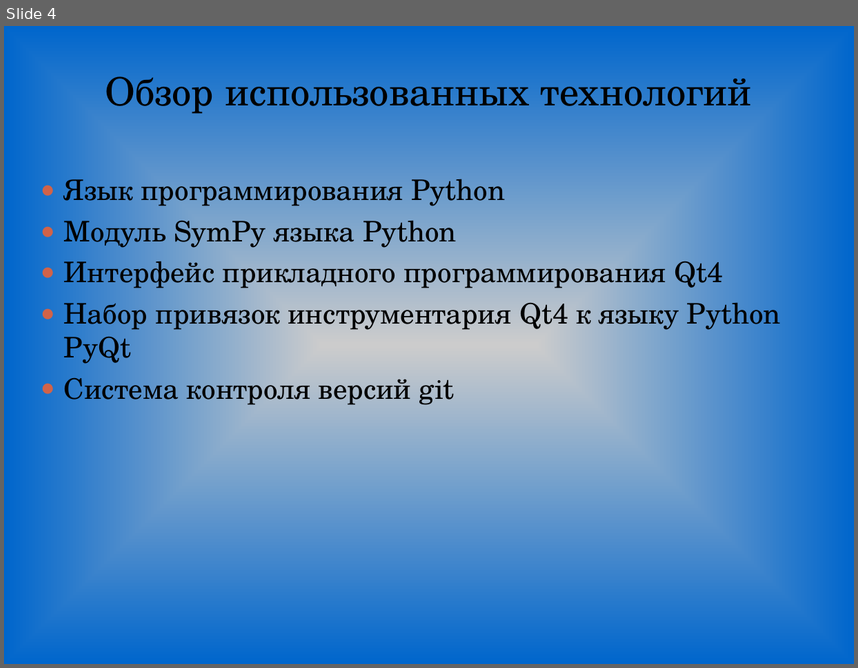
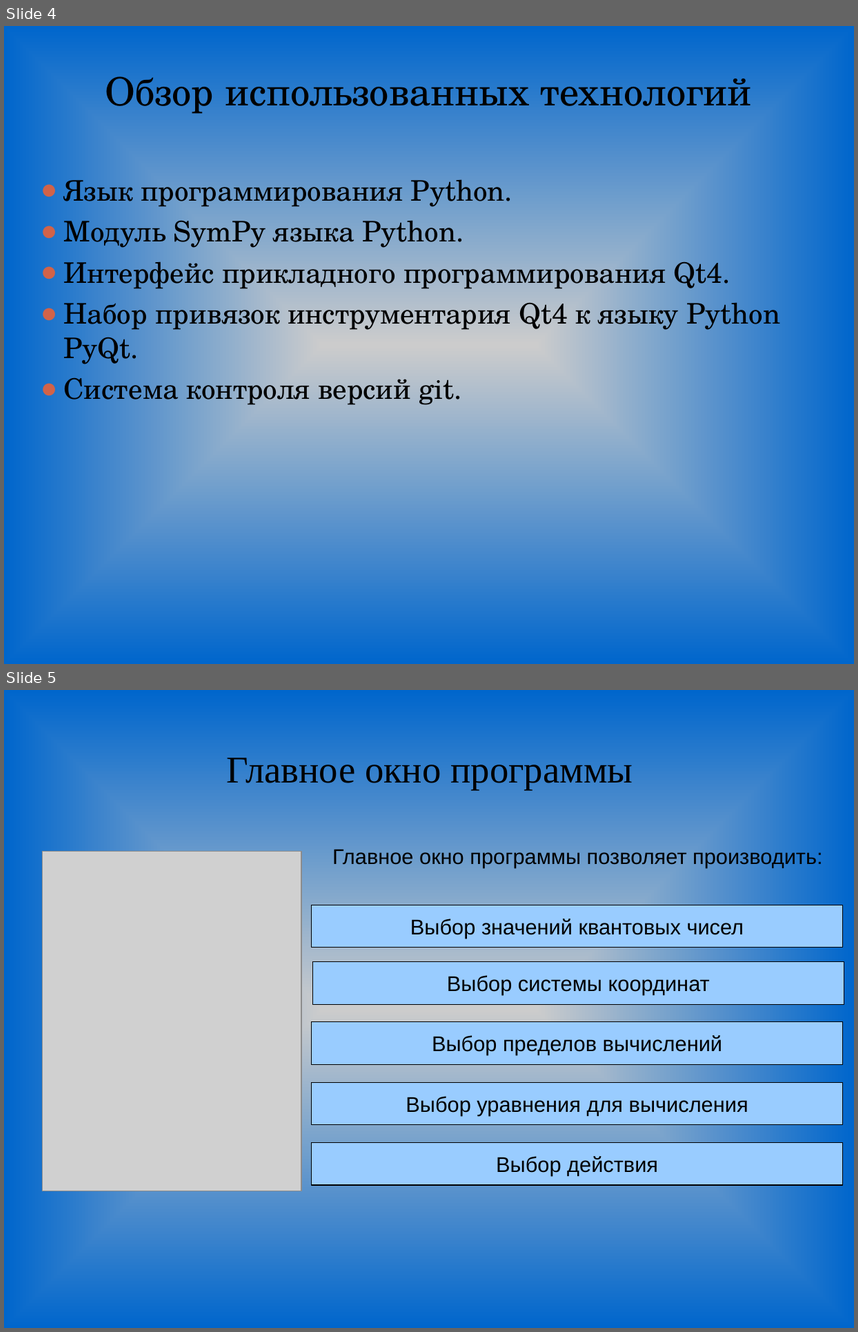
Before and after one commit to Genas2/diplom, a slide deck: TeX/pres.ppt. Shown one above the other, each under a label of ours: slide 4 before the commit, slides 4 and 5 after it. The pictures are 858x668 and 858x1332 pixels, drawn with LibreOffice and Linux fonts; fonts in the diff are those of the drawing; grey boxes stand for pictures. Boxes give left, top, right and bottom in pixels: in the first picture for what was removed or moved away, otherwise in the second. Text is boxed around its words. In the diff, an @@ line names an element or a change of style, - is before the commit and + after.

```diff
--- a/TeX/pres.ppt
+++ b/TeX/pres.ppt
@@ slide 5 added at bbox=[4, 690, 854, 1328], background gradient #CCCCCC to #0066CC @@
@@ title added at bbox=[227, 758, 633, 790], 32 pt, text #000000 @@
+Главное окно программы
@@ picture added at bbox=[42, 851, 301, 1191] @@
@@ text added at bbox=[332, 847, 822, 868], 18 pt, text #000000 @@
+Главное окно программы позволяет производить:
@@ rectangle added at bbox=[312, 905, 843, 947], fill #99CCFF, outline #000000 0.74 pt, 18 pt, text #000000 @@
+Выбор значений квантовых чисел
@@ rectangle added at bbox=[312, 962, 844, 1005], fill #99CCFF, outline #000000 0.74 pt, 18 pt, text #000000 @@
+Выбор системы координат
@@ rectangle added at bbox=[312, 1021, 843, 1064], fill #99CCFF, outline #000000 0.74 pt, 18 pt, text #000000 @@
+Выбор пределов вычислений
@@ rectangle added at bbox=[312, 1082, 843, 1125], fill #99CCFF, outline #000000 0.74 pt, 18 pt, text #000000 @@
+Выбор уравнения для вычисления
@@ rectangle added at bbox=[312, 1142, 843, 1185], fill #99CCFF, outline #000000 0.74 pt, 18 pt, text #000000 @@
+Выбор действия
@@ slide 4 changed as well @@
@@ text at bbox=[63, 179, 780, 407]: text changed @@
-● Язык программирования Python
-● Модуль SymPy языка Python
-● Интерфейс прикладного программирования Qt4
-● Набор привязок инструментария Qt4 к языку Python PyQt
-● Система контроля версий git
+● Язык программирования Python.
+● Модуль SymPy языка Python.
+● Интерфейс прикладного программирования Qt4.
+● Набор привязок инструментария Qt4 к языку Python PyQt.
+● Система контроля версий git.
```
Also in this commit, not shown: 6 other slides changed, 5 other slides added, 4 slides removed, 6 other files.
